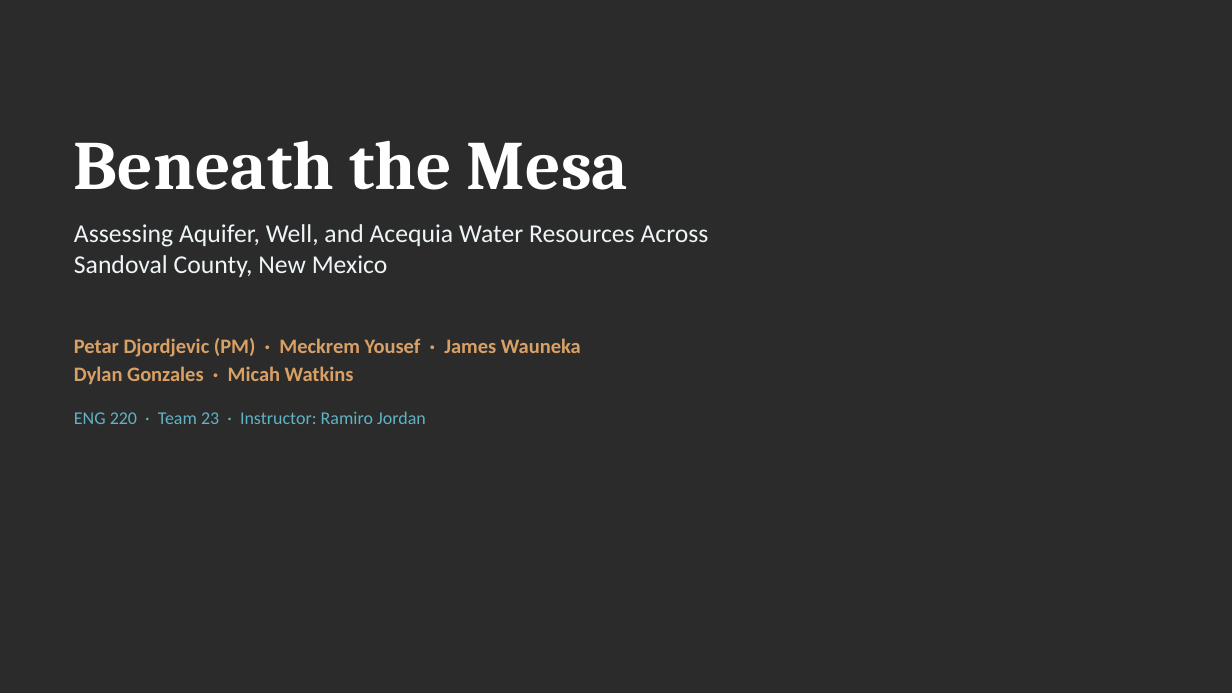
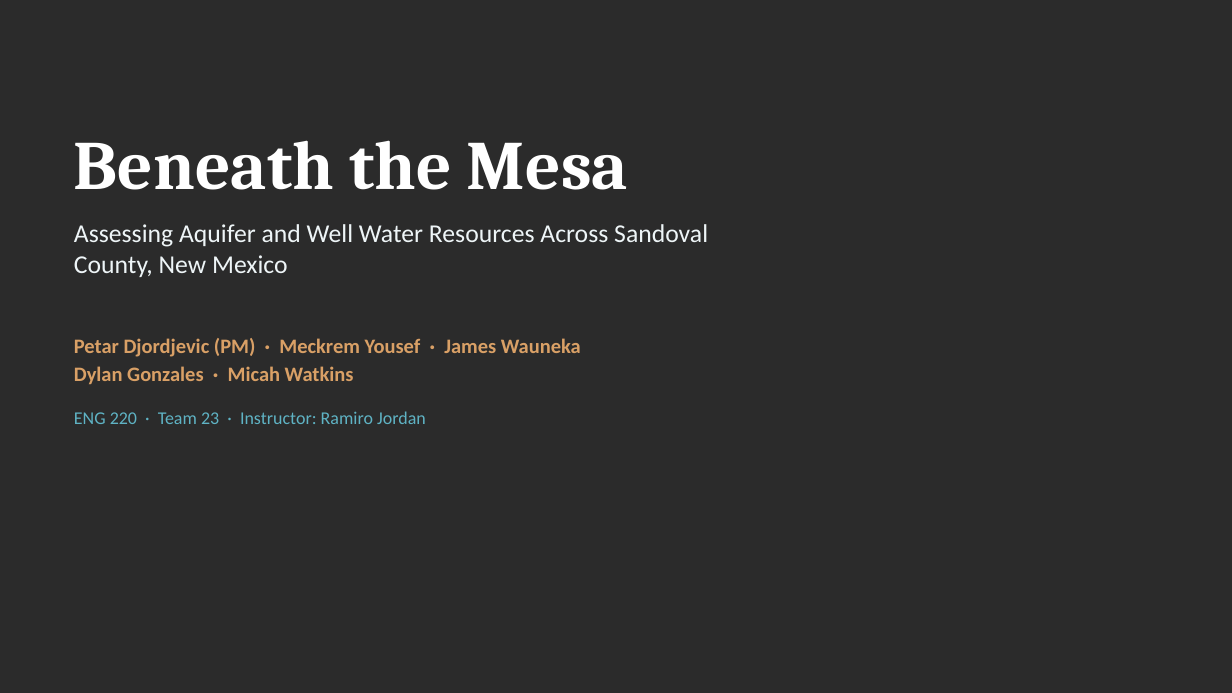
Before and after one commit to myousef-1/eng_220_aquifer_project, a slide deck: slide 1 of docs/files/beneath_the_mesa_slides.pptx. Drawn at 1232x693 pixels with LibreOffice and Linux fonts; fonts in the diff are those of the drawing; background and template pictures are left out; a plain dark background stands for a picture behind light text. Boxes give left, top, right and bottom in pixels: in the first picture for what was removed or moved away, otherwise in the second. Text is boxed around its words. In the diff, an @@ line names an element or a change of style, - is before the commit and + after.

```diff
--- a/docs/files/beneath_the_mesa_slides.pptx
+++ b/docs/files/beneath_the_mesa_slides.pptx
@@ text at [74,224,708,277]: text changed @@
-Assessing Aquifer, Well, and Acequia Water Resources Across Sandoval County, New Mexico
+Assessing Aquifer and Well Water Resources Across Sandoval County, New Mexico
```
Also in this commit, not shown: 3 other slides changed, 1 other file.
